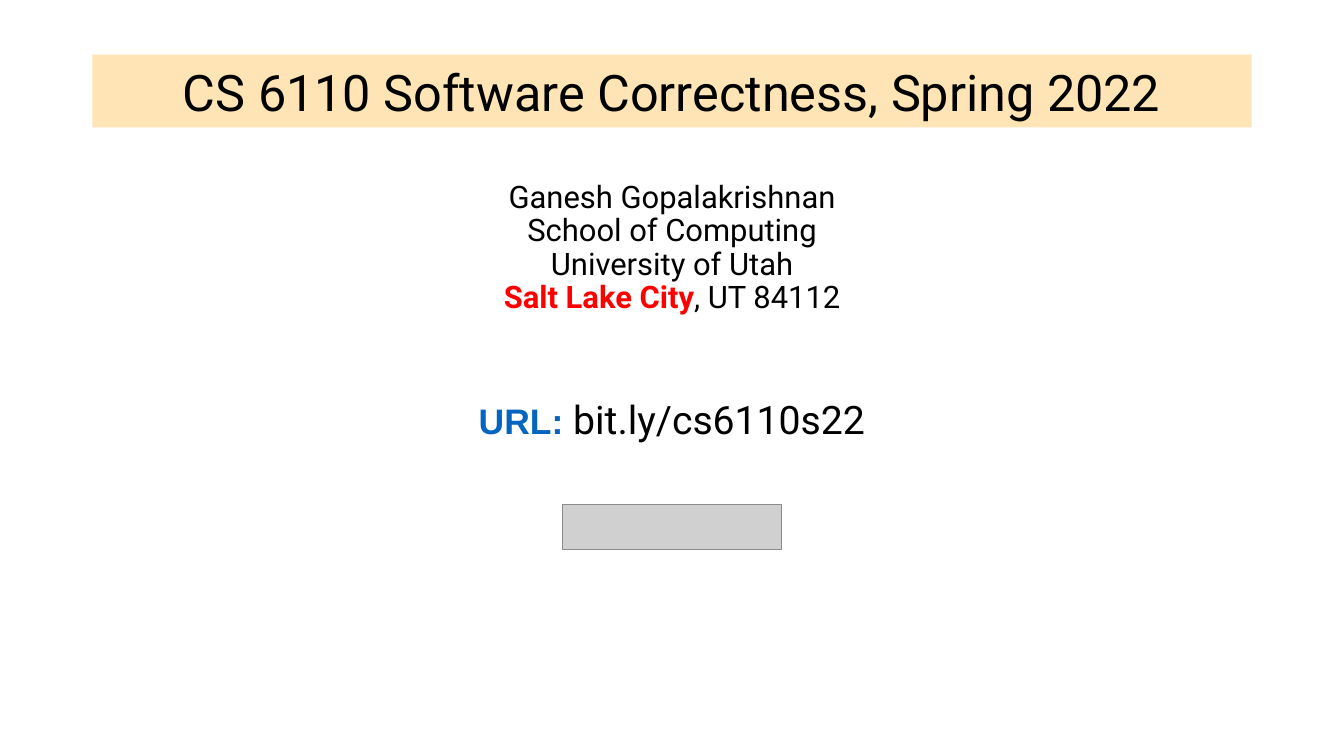
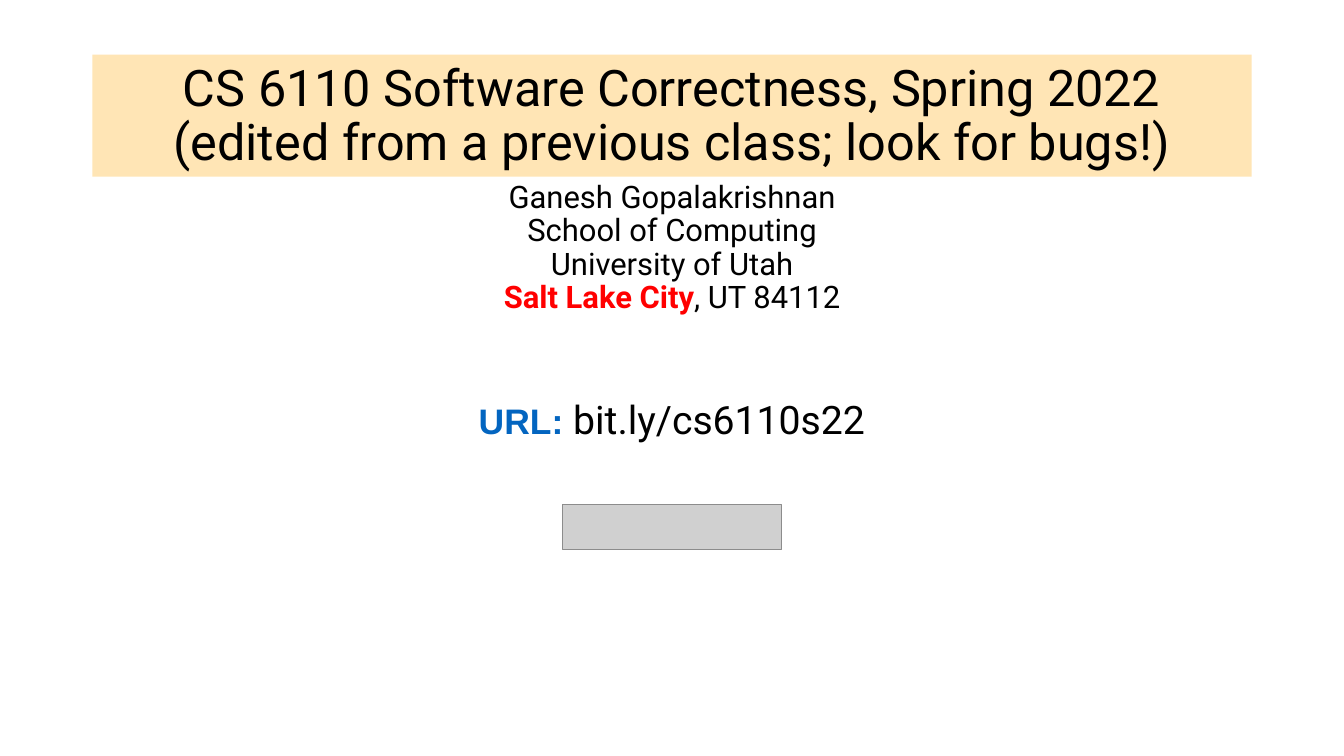
Before and after one commit to ganeshutah/cs6110s22, a slide deck: slide 1 of Lec3/L3.pptx. Drawn at 1344x756 pixels with LibreOffice and Linux fonts; fonts in the diff are those of the drawing; grey boxes stand for pictures. Boxes give left, top, right and bottom in pixels: in the first picture for what was removed or moved away, otherwise in the second. Text is boxed around its words. In the diff, an @@ line names an element or a change of style, - is before the commit and + after.

Commit message:
L3

```diff
--- a/Lec3/L3.pptx
+++ b/Lec3/L3.pptx
@@ title "CS 6110 Software Correctness, Spring ...": place and size @@
-title "CS 6110 Software Correctness, Spring ..." at bbox=[93, 54, 1252, 127]
+title "CS 6110 Software Correctness, Spring ..." at bbox=[93, 54, 1252, 176]
@@ title at bbox=[173, 67, 1170, 172]: text changed @@
-CS 6110 Software Correctness, Spring 2022
+CS 6110 Software Correctness, Spring 2022
+(edited from a previous class; look for bugs!)
```
Also in this commit, not shown: 7 slides added.
